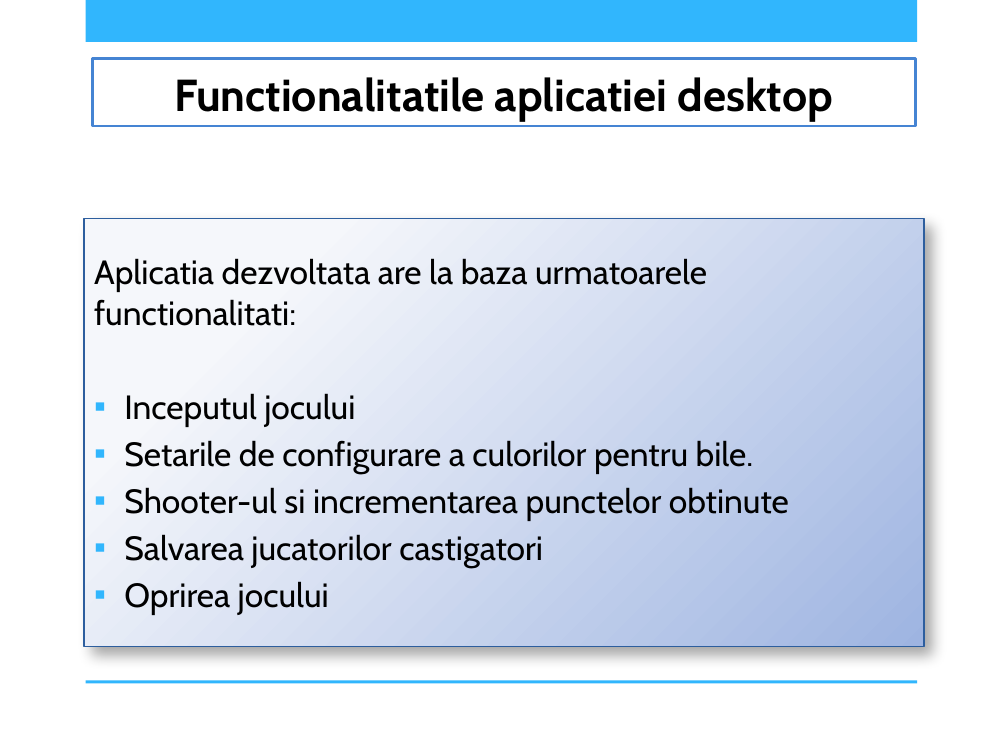
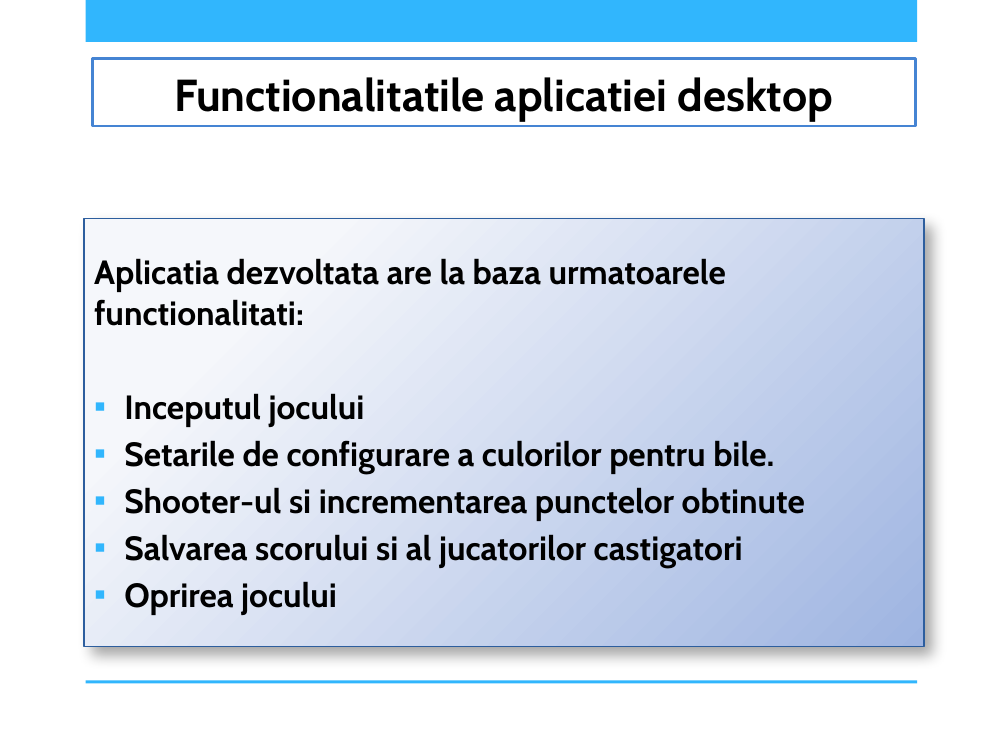
Before and after one commit to AndreeaDraghici/Bubble-Shooter-Game, a slide deck: slide 4 of docs/IOC_PrezentareBubbleShooter_DraghiciCiontu_CR4S1A.pptx. Drawn at 1008x756 pixels with LibreOffice and Linux fonts; fonts in the diff are those of the drawing; background and template pictures are left out. Boxes give left, top, right and bottom in pixels: in the first picture for what was removed or moved away, otherwise in the second. Text is boxed around its words. In the diff, an @@ line names an element or a change of style, - is before the commit and + after.

```diff
--- a/docs/IOC_PrezentareBubbleShooter_DraghiciCiontu_CR4S1A.pptx
+++ b/docs/IOC_PrezentareBubbleShooter_DraghiciCiontu_CR4S1A.pptx
@@ text at bbox=[94, 258, 805, 615]: bold on in "Aplicatia dezvoltata are la baza urmatoarele functionalitati ...", "Inceputul jocului", "Setarile de configurare a culorilor pentru bile.", "Shooter-ul si incrementarea punctelor obtinute" and 1 more places @@
@@ text at bbox=[124, 534, 743, 568]: text changed; bold on @@
-▪ Salvarea jucatorilor castigatori
+▪ Salvarea scorului si al jucatorilor castigatori
```
Also in this commit, not shown: 5 other slides changed, 6 slides added, 1 other file.
